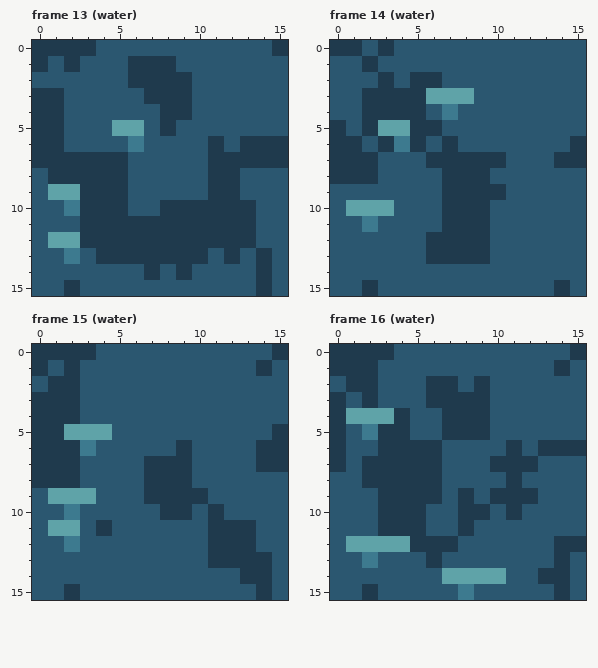
Two versions of one pixel-art file, art/terrain/terrain.aseprite. Above is the file before it was changed.
16x16 pixels, 20 frames. Colours within 5 levels of each other are drawn and written as one. Shown: frame 13 (water), frame 14 (water), frame 15 (water), frame 16 (water). The commit also changed other frames, which this record leaves out.
After the commit:
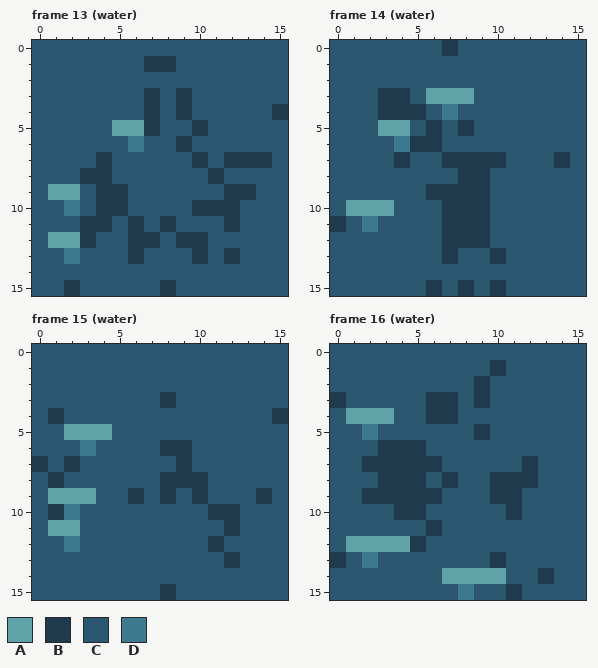
Palette (. is transparent): A #5fa3a8  B #1f3a4d  C #2b5770  D #3d7a8f
The commit says: feat: draw terrain transitions and multi-cell landforms
From old to new:
Changed rows in their new state; - is an unchanged pixel.
Frame 13 (water):
first column x 0:
 0 CCCC-----------C
 1 C-C---C---------
 2 ------CCCC------
 3 CC------C-------
 4 CC-----BC------B
 5 CC-----BC-B-----
 6 CC-------B-C-CCC
 7 CCCC-C----BC---C
 8 -CC--C------C---
 9 ---C-------C-B--
10 ---C----CC---C--
11 -----C-C-CCC-C--
12 ----CC--C--CCC--
13 ----CC-CCC----C-
14 -------C-C----C-
15 --------B-----C-
Frame 14 (water):
first column x 0:
 0 CC-C---B--------
 1 --C-------------
 2 ---C-CC---------
 3 --C--C----------
 4 --C-------------
 5 C-C--C--B-------
 6 CC-C--BC-------C
 7 CCC-B-C--------C
 8 CCC----C--------
 9 ------B---C-----
11 B---------------
12 ------C---------
13 ------C-CCB-----
15 --C---B-B-B---C-
Frame 15 (water):
first column x 0:
 0 CCCC-----------C
 1 C-C-----------C-
 2 -CC-------------
 3 CCC-----B-------
 4 C-C------------B
 5 CC-------------C
 6 CCC-----B-----CC
 7 -C-----CC-----CC
 8 C-C----C--B-----
 9 ------BC-C----B-
10 -B------CC--B---
11 ----C------C-C--
12 ------------CC--
13 -----------C-CC-
14 -------------CC-
15 --C-----B-----C-
Frame 16 (water):
first column x 0:
 0 CCCC-----------C
 1 CCC-------B---C-
 2 -CC---CC--------
 3 --C-----C-------
 4 C---C-B-CC------
 5 C--CC--CC-------
 6 C-----C----C-CCC
 7 C---------CC----
 8 --C---CB--B-B---
 9 --B-----C---C---
10 ---C----CC------
11 ---CCCB-C-------
12 ------CC------CC
13 B-----C---B---C-
14 --------------C-
15 --C--------B--C-
Where, in picture pixels (left, top, right, bottom), the same in both pictures:
changed: (32, 40, 288, 296)
changed: (330, 40, 570, 296)
changed: (570, 136, 586, 168)
changed: (32, 344, 288, 600)
changed: (330, 344, 586, 600)
